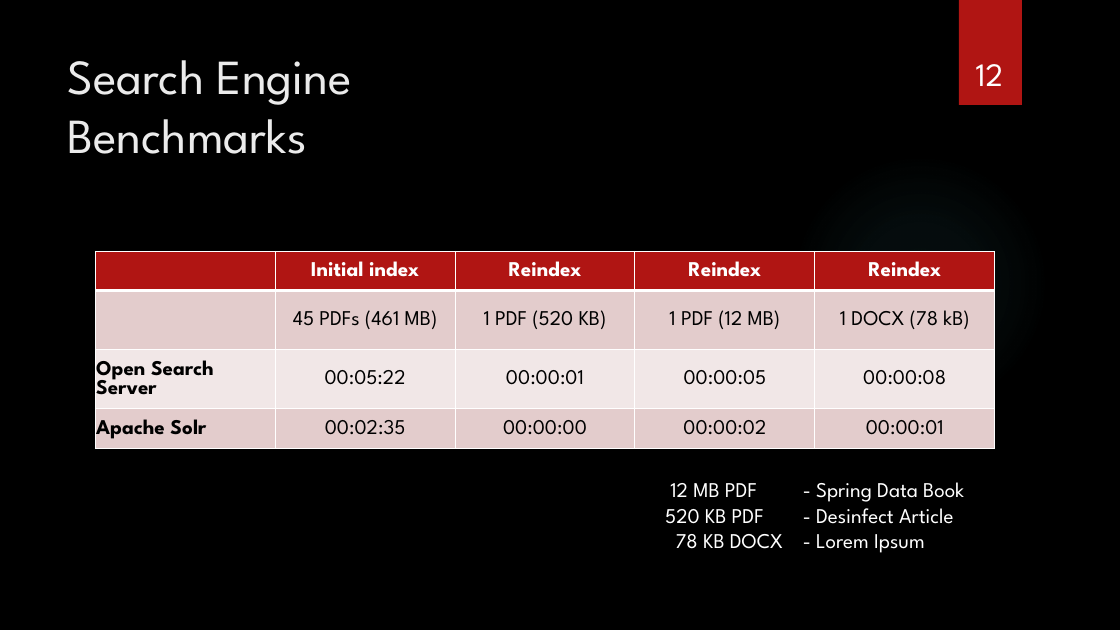
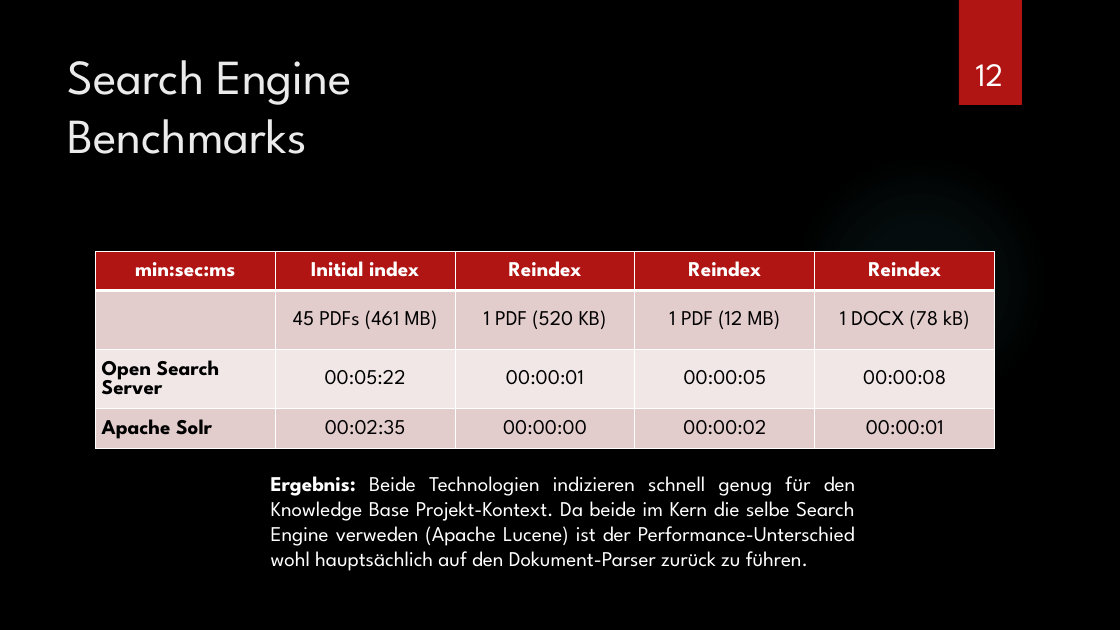
Before and after one commit to kanbanana/knowledgebase, a slide deck: slide 12 of docs/presentation/Technologie-Evaluation Zusammenfassung.pptx. Drawn at 1120x630 pixels with LibreOffice and Linux fonts; fonts in the diff are those of the drawing; background and template pictures are left out. Boxes give left, top, right and bottom in pixels: in the first picture for what was removed or moved away, otherwise in the second. Text is boxed around its words. In the diff, an @@ line names an element or a change of style, - is before the commit and + after.

```diff
--- a/docs/presentation/Technologie-Evaluation Zusammenfassung.pptx
+++ b/docs/presentation/Technologie-Evaluation Zusammenfassung.pptx
@@ table at (x1=95, y1=251, x2=994, y2=449) @@
-row 1, column 1: 
+row 1, column 1: min:sec:ms
@@ text added at (x1=271, y1=476, x2=855, y2=571), 18 pt, text #FFFFFF @@
+Ergebnis: Beide Technologien indizieren schnell genug für den Knowledge Base Projekt-Kontext. Da beide im Kern die selbe Search Engine verweden (Apache Lucene) ist der Performance-Unterschied wohl hauptsächlich auf den Dokument-Parser zurück zu führen.
@@ text removed at (x1=665, y1=482, x2=964, y2=553) @@
-12 MB PDF - Spring Data Book
-520 KB PDF - Desinfect Article
-78 KB DOCX - Lorem Ipsum
```
Also in this commit, not shown: 3 other slides changed, 1 slide added, 2 other files.
